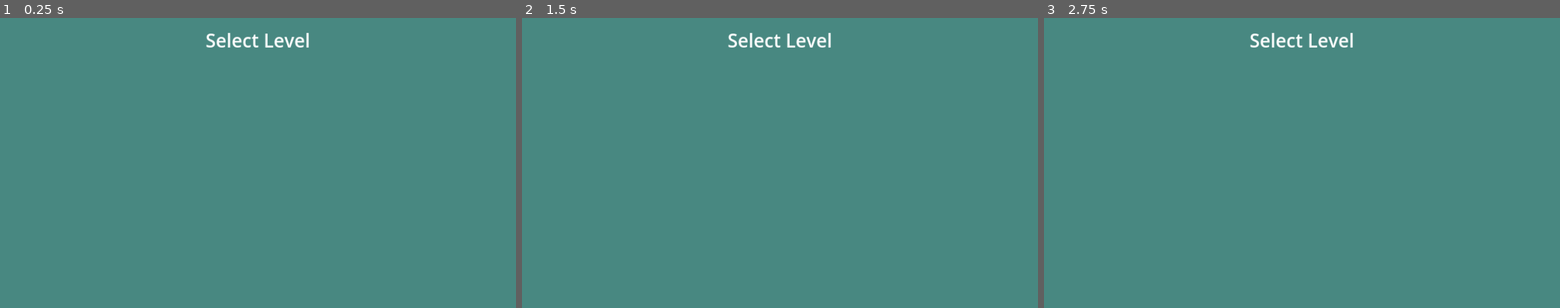
Above: before the commit, frames 1-3 (left to right).
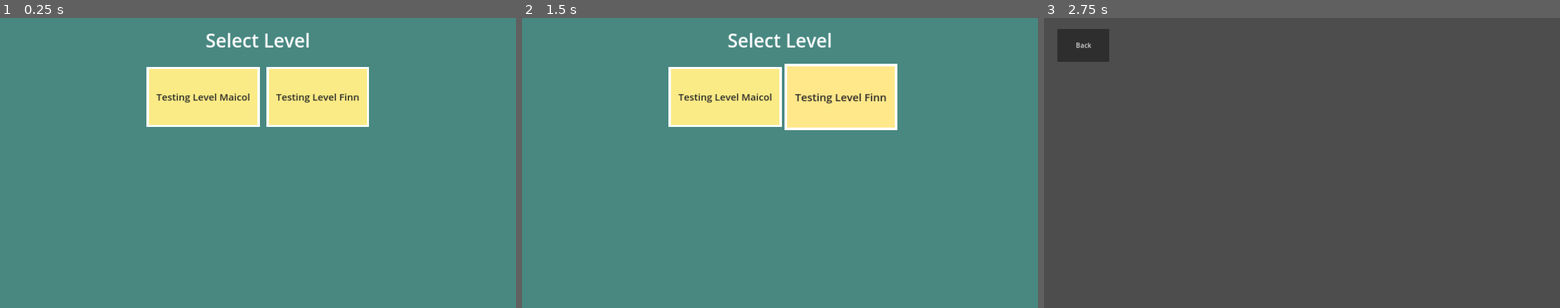
Above: after the commit, the same moments.

Repository: FinnWiel/SummaGame
Game: Godot game, scene res://GUI/level_select_screen.tscn
Same seed, same stepped clock (60 frames per second), same inputs: the game is played once before the commit and once after it.
Inputs (mouse positions are in pixels of both pictures, inside the frame that each line leads up to):
- Up to frame 1 (0.25 s): no input
- Up to frame 2 (1.5 s): click (723, 96) at 0.5 s, where only the run after the commit has a clickable "Testing Level Maicol"; click (563, 44) at 1.25 s, where only the run after the commit has a clickable "Back"
- Up to frame 3 (2.75 s): click (1245, 96) at 2 s, where only the run after the commit has a clickable "Testing Level Maicol"

The runs differ from the first frame. In frame 1, 8.7% of the frame differs, in the area x 28-72%, y 16-38%; in frame 2, 9.6%; in frame 3, 100%, in the area x 0-100%, y 0-100%.

Commit message:
Clean start

Diff:
--- a/GUI/default_theme.tres
+++ b/GUI/default_theme.tres
@@ -20,7 +20,7 @@
 content_margin_top = 24.0
 content_margin_right = 24.0
 content_margin_bottom = 24.0
-bg_color = Color(0.980392, 1, 0.52549, 1)
+bg_color = Color(0.980392, 0.921569, 0.52549, 1)
 border_width_left = 6
 border_width_top = 6
 border_width_right = 6
@@ -46,8 +46,8 @@
 shadow_offset = Vector2(0, 6)
 
 [resource]
-Button/colors/font_color = Color(0.154876, 0.154876, 0.154876, 1)
-Button/colors/font_focus_color = Color(0.14902, 0.14902, 0.14902, 1)
+Button/colors/font_color = Color(0.152941, 0.152941, 0.152941, 1)
+Button/colors/font_focus_color = Color(0.14902, 0.145098, 0.14902, 1)
 Button/colors/font_hover_color = Color(0.14902, 0.14902, 0.14902, 1)
 Button/font_sizes/font_size = 24
 Button/styles/hover = SubResource("StyleBoxFlat_04cbs")
--- a/GUI/level_select_screen.gd
+++ b/GUI/level_select_screen.gd
@@ -1,9 +1,9 @@
 extends Control
 
-const LEVEL_BTN = preload("res://gui/lvl_btn.tscn")
+const LEVEL_BTN = preload("res://GUI/lvl_btn.tscn")
 @export_dir var dir_path
 
-@onready var grid = $MarginContainer/VBoxContainer/GridContainer
+@onready var grid: GridContainer = $MarginContainer/VBoxContainer/GridContainer
 
 func _ready() -> void:
 	get_levels(dir_path)
--- a/GUI/level_select_screen.tscn
+++ b/GUI/level_select_screen.tscn
@@ -12,7 +12,7 @@
 grow_vertical = 2
 theme = ExtResource("1_q2hyr")
 script = ExtResource("2_1jfsw")
-dir_path = "res://levels"
+dir_path = "res://Game"
 
 [node name="ColorRect" type="ColorRect" parent="."]
 layout_mode = 1
--- /dev/null
+++ b/Game/Testing Level Finn.tscn
@@ -0,0 +1,15 @@
+[gd_scene load_steps=2 format=3 uid="uid://cggxh1hrhc6rf"]
+
+[ext_resource type="PackedScene" uid="uid://gjsfs5kl13vm" path="res://GUI/lvl_btn.tscn" id="2_wd8yr"]
+
+[node name="TestingLevelFinn" type="Node2D"]
+
+[node name="BackBtn" parent="." instance=ExtResource("2_wd8yr")]
+custom_minimum_size = Vector2(80, 60)
+offset_left = 33.0
+offset_top = 27.0
+offset_right = 162.0
+offset_bottom = 109.0
+pivot_offset = Vector2(65, 41)
+text = "Back"
+level_path = "res://gui/level_select_screen.tscn"
--- /dev/null
+++ b/Game/Testing Level Maicol.tscn
@@ -0,0 +1,15 @@
+[gd_scene load_steps=2 format=3 uid="uid://drgvesn7rctq"]
+
+[ext_resource type="PackedScene" uid="uid://gjsfs5kl13vm" path="res://GUI/lvl_btn.tscn" id="1_lcmh8"]
+
+[node name="TestingLevelMaicol" type="Node2D"]
+
+[node name="BackBtn" parent="." instance=ExtResource("1_lcmh8")]
+custom_minimum_size = Vector2(80, 60)
+offset_left = 33.0
+offset_top = 27.0
+offset_right = 162.0
+offset_bottom = 109.0
+pivot_offset = Vector2(65, 41)
+text = "Back"
+level_path = "res://gui/level_select_screen.tscn"
--- a/Game/level_1.tscn
+++ /dev/null
@@ -1,44 +0,0 @@
-[gd_scene load_steps=3 format=3 uid="uid://e5ykmegi3x63"]
-
-[ext_resource type="Theme" uid="uid://d15rsb5jyxtgp" path="res://GUI/default_theme.tres" id="1_73ba1"]
-[ext_resource type="PackedScene" uid="uid://gjsfs5kl13vm" path="res://GUI/lvl_btn.tscn" id="2_jgiix"]
-
-[node name="Level1" type="Control"]
-layout_mode = 3
-anchors_preset = 15
-anchor_right = 1.0
-anchor_bottom = 1.0
-grow_horizontal = 2
-grow_vertical = 2
-theme = ExtResource("1_73ba1")
-
-[node name="ColorRect" type="ColorRect" parent="."]
-layout_mode = 0
-anchor_right = 1.0
-anchor_bottom = 1.0
-grow_horizontal = 2
-grow_vertical = 2
-color = Color(0.380392, 0.705882, 0.639216, 1)
-
-[node name="CenterContainer" type="CenterContainer" parent="."]
-layout_mode = 0
-anchor_right = 1.0
-anchor_bottom = 1.0
-grow_horizontal = 2
-grow_vertical = 2
-
-[node name="Label" type="Label" parent="CenterContainer"]
-layout_mode = 2
-text = "Level 1"
-horizontal_alignment = 1
-
-[node name="BackBtn" parent="." instance=ExtResource("2_jgiix")]
-custom_minimum_size = Vector2(80, 60)
-layout_mode = 0
-offset_left = 33.0
-offset_top = 27.0
-offset_right = 162.0
-offset_bottom = 109.0
-pivot_offset = Vector2(65, 41)
-text = "Back"
-level_path = "res://gui/level_select_screen.tscn"
--- a/Game/level_2.tscn
+++ /dev/null
@@ -1,11 +0,0 @@
-[gd_scene load_steps=2 format=3 uid="uid://cx0f211ji84ru"]
-
-[ext_resource type="PackedScene" uid="uid://e5ykmegi3x63" path="res://Game/level_1.tscn" id="1_ghrk7"]
-
-[node name="Level1" instance=ExtResource("1_ghrk7")]
-
-[node name="ColorRect" parent="." index="0"]
-color = Color(0.639216, 0.227451, 0.419608, 1)
-
-[node name="Label" parent="CenterContainer" index="0"]
-text = "Level 2"
--- a/Game/level_3.tscn
+++ /dev/null
@@ -1,11 +0,0 @@
-[gd_scene load_steps=2 format=3 uid="uid://c048d88cyxlxw"]
-
-[ext_resource type="PackedScene" uid="uid://e5ykmegi3x63" path="res://Game/level_1.tscn" id="1_hvnus"]
-
-[node name="Level1" instance=ExtResource("1_hvnus")]
-
-[node name="ColorRect" parent="." index="0"]
-color = Color(0.309804, 0.321569, 0.705882, 1)
-
-[node name="Label" parent="CenterContainer" index="0"]
-text = "Level 3"
--- a/Game/level_4.tscn
+++ /dev/null
@@ -1,12 +0,0 @@
-[gd_scene load_steps=2 format=3 uid="uid://p2j28mjbceg5"]
-
-[ext_resource type="PackedScene" uid="uid://e5ykmegi3x63" path="res://Game/level_1.tscn" id="1_56wcc"]
-
-[node name="Level1" instance=ExtResource("1_56wcc")]
-
-[node name="ColorRect" parent="." index="0"]
-color = Color(0.205668, 0.425046, 0.367858, 1)
-
-[node name="Label" parent="CenterContainer" index="0"]
-text = "Level 4
-"
--- /dev/null
+++ b/Scenes/PlayerCharacter.tscn
@@ -0,0 +1,10 @@
+[gd_scene load_steps=2 format=3 uid="uid://bljchmhxttxjb"]
+
+[sub_resource type="CircleShape2D" id="CircleShape2D_qf0bw"]
+
+[node name="PlayerCharacter" type="Node2D"]
+
+[node name="CollisionShape2D" type="CollisionShape2D" parent="."]
+shape = SubResource("CircleShape2D_qf0bw")
+
+[node name="AnimatedSprite2D" type="AnimatedSprite2D" parent="."]
